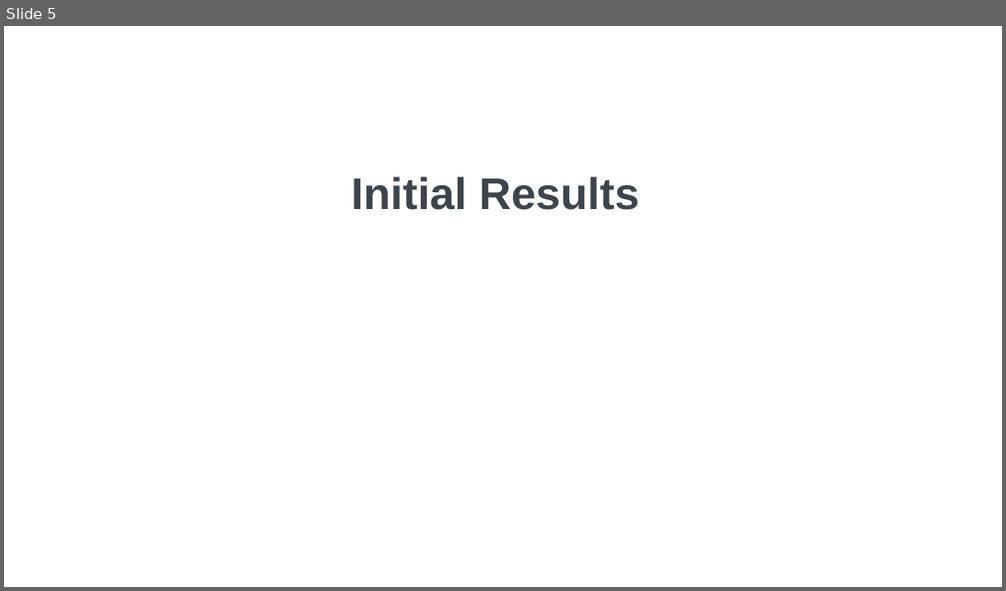
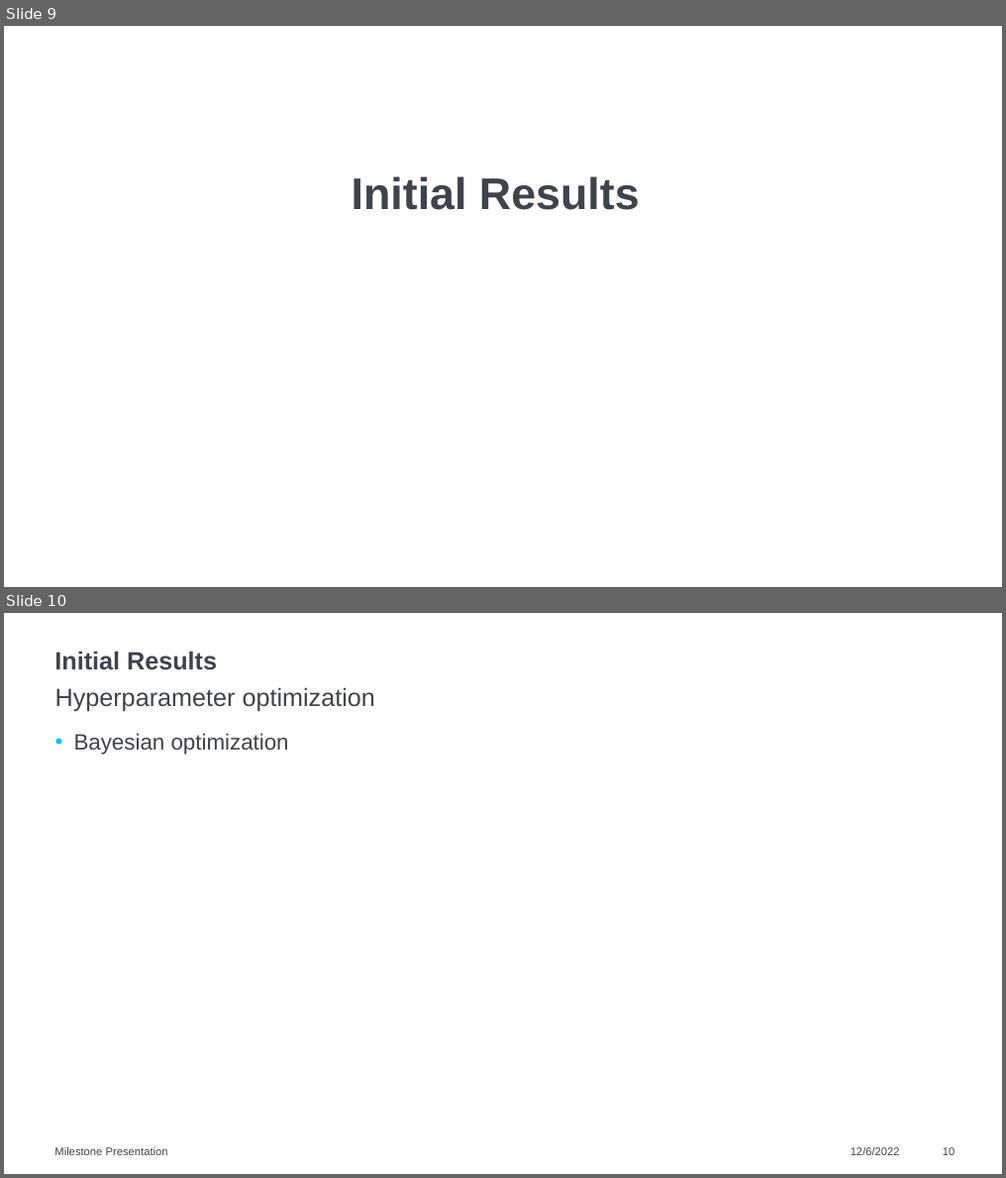
Before and after one commit to raviakash/Human_Activity_Postural_Transition_Recognition, a slide deck: Report/Milestone Presentation.pptx. Shown one above the other, each under a label of ours: slide 5 before the commit, slides 9 and 10 after it. The pictures are 1006x591 and 1006x1178 pixels, drawn with LibreOffice and Linux fonts; fonts in the diff are those of the drawing; background and template pictures are left out. Boxes give left, top, right and bottom in pixels: in the first picture for what was removed or moved away, otherwise in the second. Text is boxed around its words. In the diff, an @@ line names an element or a change of style, - is before the commit and + after.

```diff
--- a/Report/Milestone Presentation.pptx
+++ b/Report/Milestone Presentation.pptx
@@ slide 10 added at (x1=4, y1=613, x2=1002, y2=1174), background #FFFFFF @@
@@ title added at (x1=54, y1=651, x2=217, y2=670), 18 pt, text #3E444C, bold @@
+Initial Results
@@ text added at (x1=55, y1=687, x2=375, y2=712), 18 pt, text #3E444C @@
+Hyperparameter optimization
@@ text added at (x1=74, y1=733, x2=289, y2=755), 16 pt, text #3E444C @@
+• Bayesian optimization
@@ text added at (x1=54, y1=1148, x2=168, y2=1156), 8 pt, text #3E444C @@
+Milestone Presentation
@@ text added at (x1=850, y1=1148, x2=900, y2=1156), 8 pt, text #3E444C @@
+12/6/2022
@@ page number added at (x1=943, y1=1148, x2=954, y2=1156), 8 pt, text #3E444C @@
+10
@@ what was slide 5 is now slide 9 @@
```
Also in this commit, not shown: 1 slide changed, 7 other slides added, 4 other files.
